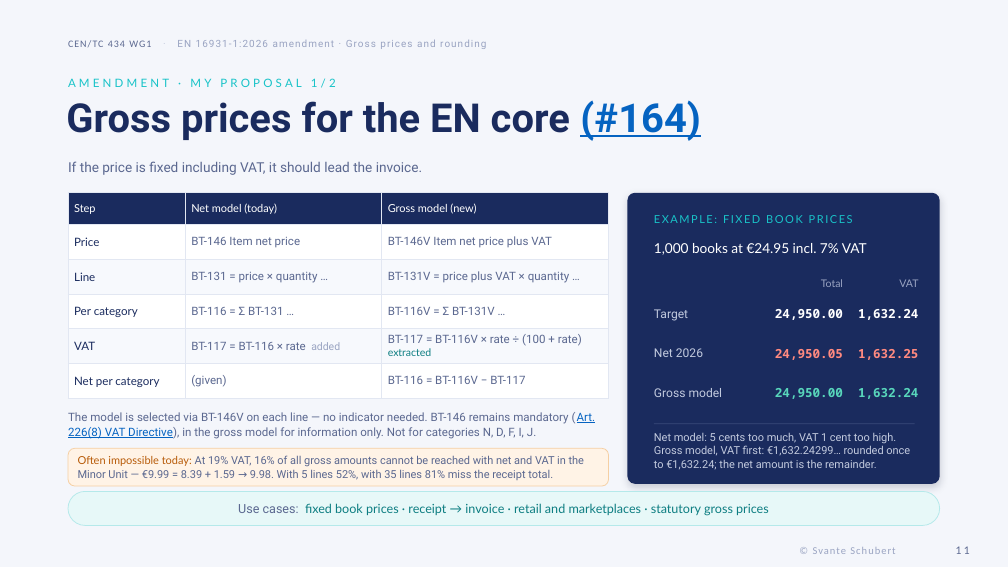
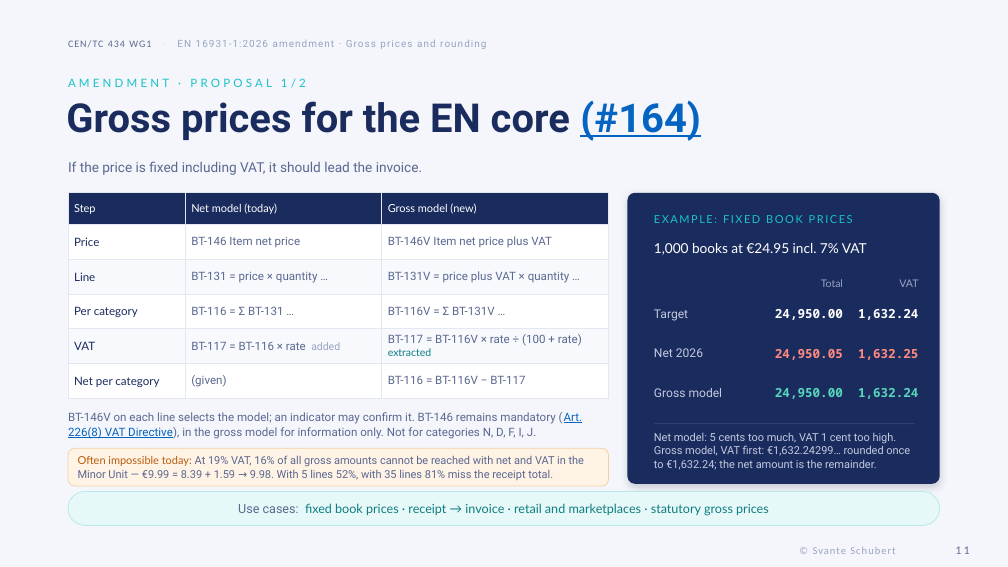
Before and after one commit to svanteschubert/testy, a slide deck: slide 11 of docs/CEN-TC434-WG1_2026_SvanteSchubert_Gross-Prices_EN.pptx. Drawn at 1008x567 pixels with LibreOffice and Linux fonts; fonts in the diff are those of the drawing. Boxes give left, top, right and bottom in pixels: in the first picture for what was removed or moved away, otherwise in the second. Text is boxed around its words. In the diff, an @@ line names an element or a change of style, - is before the commit and + after.

Commit message:
docs: update the WG1 gross-price pitch to update 4 of #163

```diff
--- a/docs/CEN-TC434-WG1_2026_SvanteSchubert_Gross-Prices_EN.pptx
+++ b/docs/CEN-TC434-WG1_2026_SvanteSchubert_Gross-Prices_EN.pptx
@@ text at bbox=[68, 78, 306, 88]: text changed @@
-AMENDMENT · MY PROPOSAL 1/2
+AMENDMENT · PROPOSAL 1/2
@@ text at bbox=[68, 412, 583, 439]: text changed @@
-The model is selected via BT-146V on each line — no indicator needed. BT-146 remains mandatory (Art. 226(8) VAT Directive), in the gross model for information only. Not for categories N, D, F, I, J.
+BT-146V on each line selects the model; an indicator may confirm it. BT-146 remains mandatory (Art. 226(8) VAT Directive), in the gross model for information only. Not for categories N, D, F, I, J.
```
Also in this commit, not shown: 8 other slides changed, 1 slide added, 1 other file.
